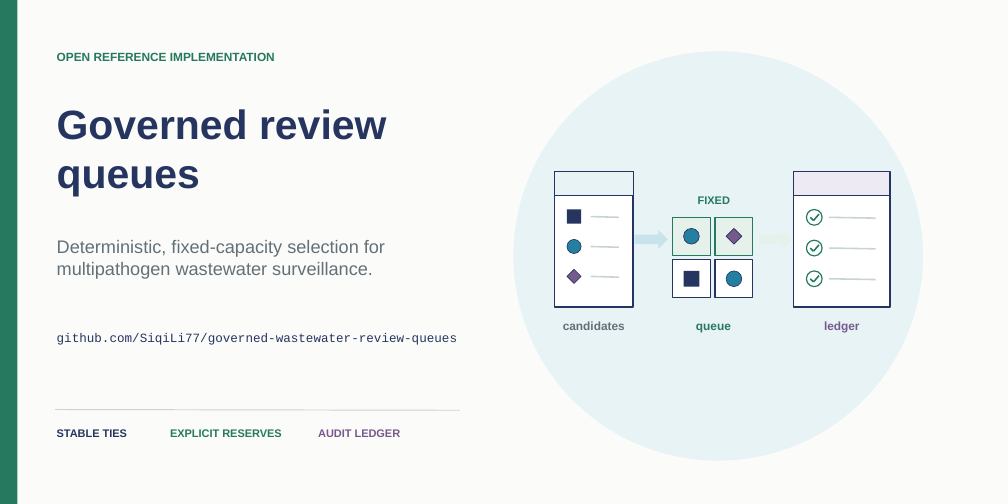
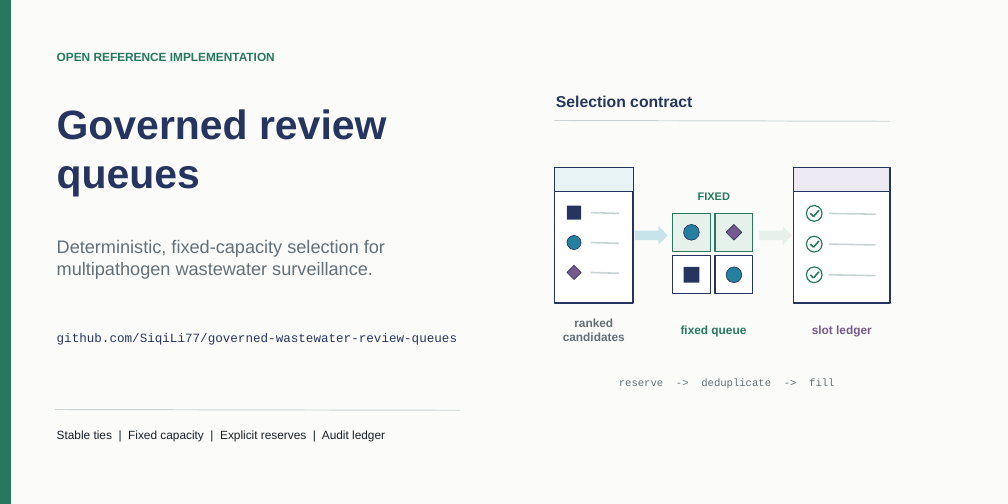
Before and after one commit to SiqiLi77/governed-wastewater-review-queues, a slide deck: slide 1 of docs/source/social_preview_editable.pptx. Drawn at 1008x504 pixels with LibreOffice and Linux fonts; fonts in the diff are those of the drawing. Boxes give left, top, right and bottom in pixels: in the first picture for what was removed or moved away, otherwise in the second. Text is boxed around its words. In the diff, an @@ line names an element or a change of style, - is before the commit and + after.

```diff
--- a/docs/source/social_preview_editable.pptx
+++ b/docs/source/social_preview_editable.pptx
@@ rectangle: place and size @@
-rectangle at [0,0,17,504]
+rectangle at [0,0,11,504]
@@ ellipse removed at [513,51,923,461] @@
@@ text added at [556,95,692,107], 15 pt, text #26355F, bold @@
+Selection contract
@@ line added from (554, 120) to (890, 121), #CAD3D4 0.9 pt @@
@@ 8 rectangles, 6 lines, 5 ellipses, 2 diamonds, 1 text: place and size @@
-8 rectangles, 6 lines, 5 ellipses, 2 diamonds, 1 text at [554,172,890,307]
+8 rectangles, 6 lines, 5 ellipses, 2 diamonds, 1 text at [554,168,890,303]
@@ right arrow: place and size @@
-right arrow at [759,230,792,249]
+right arrow at [635,226,668,245]
@@ right arrow at [635,226,668,245]: fill #E6F1EB to #C6E4E9 @@
@@ right arrow: place and size @@
-right arrow at [635,230,668,249]
+right arrow at [759,226,792,245]
@@ right arrow at [759,226,792,245]: fill #C6E4E9 to #E6F1EB @@
@@ line moved from (814, 221) - (819, 214) to (811, 213) - (814, 216) @@
@@ line moved from (811, 218) - (814, 221) to (814, 216) - (819, 210) @@
@@ rectangle: place and size @@
-rectangle at [684,271,699,287]
+rectangle at [673,256,711,294]
@@ rectangle at [673,256,711,294]: fill #26355F to #FFFFFF; outline none to #26355F 1.05 pt @@
@@ rectangle: place and size @@
-rectangle at [673,260,711,298]
+rectangle at [684,267,699,283]
@@ rectangle at [684,267,699,283]: fill #FFFFFF to #26355F; outline #26355F 1.05 pt to none @@
@@ line moved from (814, 251) - (819, 245) to (811, 244) - (814, 247) @@
@@ line moved from (811, 248) - (814, 251) to (814, 247) - (819, 241) @@
@@ line moved from (814, 282) - (819, 276) to (811, 275) - (814, 278) @@
@@ line moved from (811, 279) - (814, 282) to (814, 278) - (819, 271) @@
@@ text at [563,318,625,341]: text changed @@
-candidates
+ranked candidates
@@ text at [681,325,746,337]: text changed @@
-queue
+fixed queue
@@ text at [812,325,872,337]: text changed @@
-ledger
+slot ledger
@@ text added at [619,378,834,388], 10.1 pt, text #637077 @@
+reserve -> deduplicate -> fill
@@ text at [57,430,385,442]: text changed; size 10.5 to 11.2 pt; text colour #765A8D to #172027; bold off @@
-AUDIT LEDGER
+Stable ties | Fixed capacity | Explicit reserves | Audit ledger
@@ text removed at [57,429,127,437] @@
-STABLE TIES
@@ text removed at [170,429,281,440] @@
-EXPLICIT RESERVES
```
Also in this commit, not shown: 4 other files.
